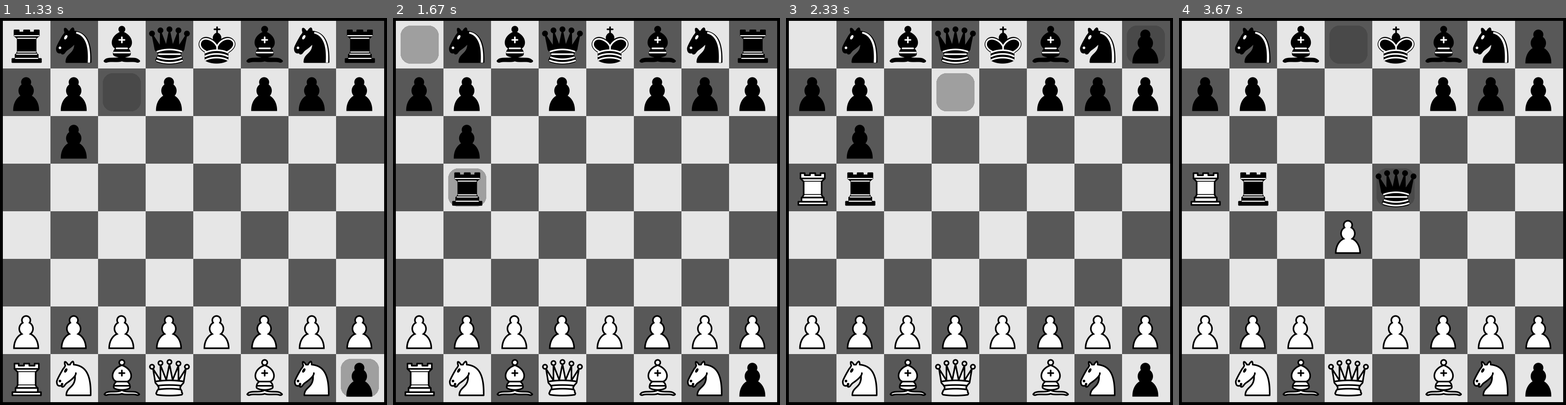
Above: before the commit, frames 1-4 (left to right).
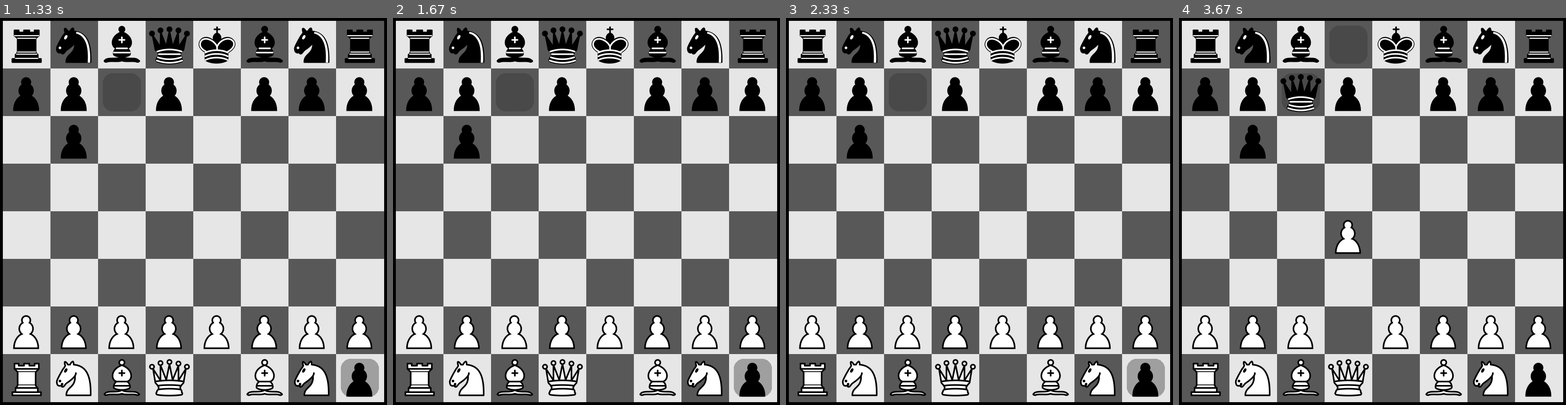
Above: after the commit, the same moments.

Repository: quick0831/chess-pygame
Game: pygame game, started from main.py
Same seed, same stepped clock (60 frames per second), same inputs: the game is played once before the commit and once after it.
Inputs (mouse positions are in pixels of both pictures, inside the frame that each line leads up to):
- Up to frame 1 (1.33 s): press the mouse at (216, 377) at 0.37 s; move the mouse to (143, 265) at 0.47 s; release the mouse at (73, 153) at 0.6 s; press the mouse at (216, 91) at 0.7 s; move the mouse to (139, 107) at 0.8 s; release the mouse at (61, 118) at 0.93 s; press the mouse at (119, 91) at 1.03 s; move the mouse to (232, 226) at 1.13 s; release the mouse at (340, 358) at 1.27 s
- Up to frame 2 (1.67 s): press the mouse at (420, 45) at 1.37 s; move the mouse to (435, 110) at 1.47 s; release the mouse at (454, 172) at 1.6 s
- Up to frame 3 (2.33 s): press the mouse at (813, 377) at 1.7 s; move the mouse to (824, 288) at 1.8 s; release the mouse at (832, 199) at 1.93 s; press the mouse at (956, 91) at 2.03 s; move the mouse to (1041, 76) at 2.13 s; release the mouse at (1122, 64) at 2.27 s
- Up to frame 4 (3.67 s): click (1229, 118) at 2.38 s; press the mouse at (1349, 331) at 2.7 s; move the mouse to (1341, 288) at 2.8 s; release the mouse at (1337, 250) at 2.93 s; press the mouse at (1349, 45) at 3.03 s; move the mouse to (1376, 114) at 3.13 s; release the mouse at (1403, 188) at 3.27 s; press the mouse at (1349, 45) at 3.37 s; move the mouse to (1329, 79) at 3.47 s; release the mouse at (1310, 114) at 3.6 s

Frame 1 is identical in both runs. In frame 2, 2.4% of the frame differs, in the area x 1-98%, y 1-98%; in frame 3, 3.7%; in frame 4, 4.3%, in the area x 2-97%, y 2-98%.

Commit message:
Add logic for bishop, rook, and queen

Diff:
--- a/main.py
+++ b/main.py
@@ -62,21 +62,10 @@
 def board_update(space_from, space_to):
     global check_space, last_move
     if space_to:
-        move_valid = False
-        piece = get_piece(space_from).piece
-        if piece == Piece.PAWN:
-            move_valid = True
-        if piece == Piece.KNIGHT:
-            move_valid = True
-        if piece == Piece.BISHOP:
-            move_valid = True
-        if piece == Piece.ROOK:
-            move_valid = True
-        if piece == Piece.QUEEN:
-            move_valid = True
-        if piece == Piece.KING:
-            move_valid = True
-        if move_valid:
+        # Check if not moved at all (prevent unsafe type)
+        if space_from[0] == space_to[0] and space_from[1] == space_to[1]:
+            pass
+        elif move_valid(space_from, space_to):
             last_move = [space_from, space_to]
             move_piece(space_from, space_to)
             set_piece(space_from, State(Piece.EMPTY, Color.WHITE))
@@ -84,6 +73,71 @@
                 space.update()
     else:
         check_space = None
+
+def move_valid(space_from, space_to):
+    piece_from = get_piece(space_from)
+    piece_to = get_piece(space_to)
+    if piece_from.color == piece_to.color and piece_to.piece != Piece.EMPTY:
+        return False # Taking Own Piece
+
+    return {
+        Piece.PAWN   : move_valid_pawn,
+        Piece.KNIGHT : move_valid_knight,
+        Piece.BISHOP : move_valid_bishop,
+        Piece.ROOK   : move_valid_rook,
+        Piece.QUEEN  : move_valid_queen,
+        Piece.KING   : move_valid_king
+    }[piece_from.piece](*space_from, *space_to)
+
+def move_valid_pawn(x1, y1, x2, y2):
+    return True
+
+def move_valid_knight(x1, y1, x2, y2):
+    return True
+
+def move_valid_bishop(x1, y1, x2, y2):
+    if x1 - x2 == y1 - y2: # Top-Left to Bottom-Right Diagonal
+        for i, j in zip(range(x1+1, x2), range(y1+1, y2)):
+            if get_piece((i, j)).piece != Piece.EMPTY:
+                return False
+        for i, j in zip(range(x2+1, x1), range(y2+1, y1)):
+            if get_piece((i, j)).piece != Piece.EMPTY:
+                return False
+        return True
+    if x1 - x2 == y2 - y1: # Top-Right to Bottom-Left Diagonal
+        for i, j in zip(range(x1+1, x2), range(y1-1, y2, -1)):
+            if get_piece((i, j)).piece != Piece.EMPTY:
+                return False
+        for i, j in zip(range(x2+1, x1), range(y2-1, y1, -1)):
+            if get_piece((i, j)).piece != Piece.EMPTY:
+                return False
+        return True
+    return False
+
+def move_valid_rook(x1, y1, x2, y2):
+    if x1 == x2:
+        for i in range(y1 + 1, y2):
+            if get_piece((x1, i)).piece != Piece.EMPTY:
+                return False
+        for i in range(y2 + 1, y1):
+            if get_piece((x1, i)).piece != Piece.EMPTY:
+                return False
+        return True
+    if y1 == y2:
+        for i in range(x1 + 1, x2):
+            if get_piece((i, y1)).piece != Piece.EMPTY:
+                return False
+        for i in range(x2 + 1, x1):
+            if get_piece((i, y1)).piece != Piece.EMPTY:
+                return False
+        return True
+    return False
+
+def move_valid_queen(*param):
+    return move_valid_rook(*param) or move_valid_bishop(*param)
+
+def move_valid_king(x1, y1, x2, y2):
+    return True
 
 # Replace pygame.draw.rect For transparent display
 def draw_rect_alpha(surface, color, rect, border_radius=0):
@@ -168,6 +222,9 @@
 
     # Draw the pieces
     Board.draw(screen)
+    # Top the dragged piece by redrawing
+    if mouse_drag_obj:
+        screen.blit(mouse_drag_obj.image, mouse_drag_obj.rect)
 
     clk.tick(FPS)
     pygame.display.update()
